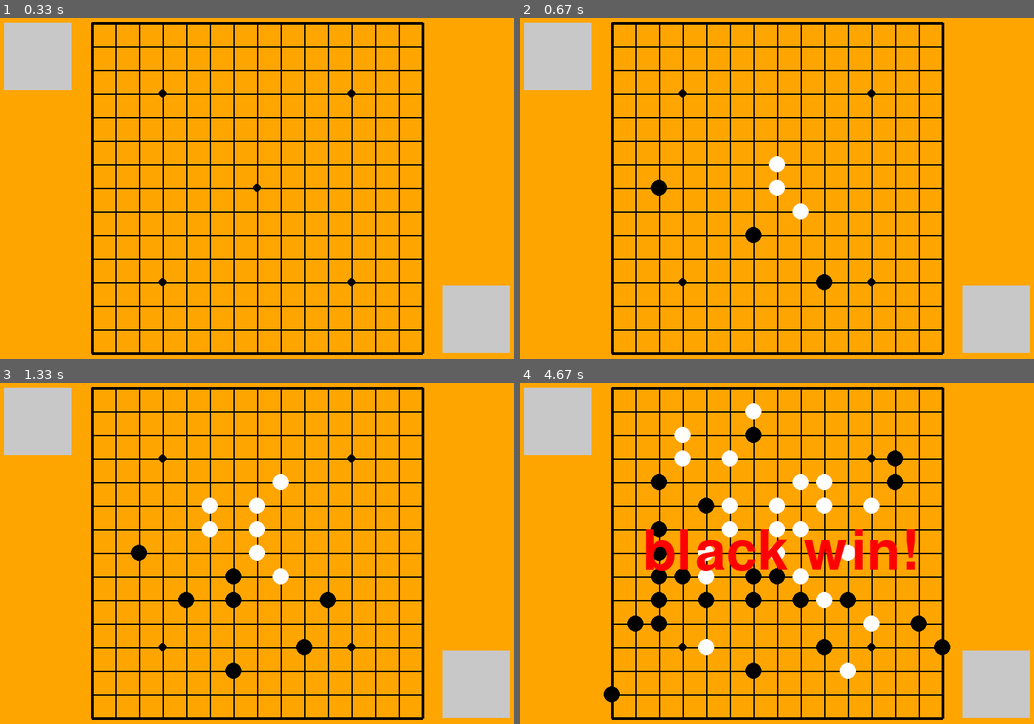
Above: before the commit, frames 1-4 (two rows, left to right).
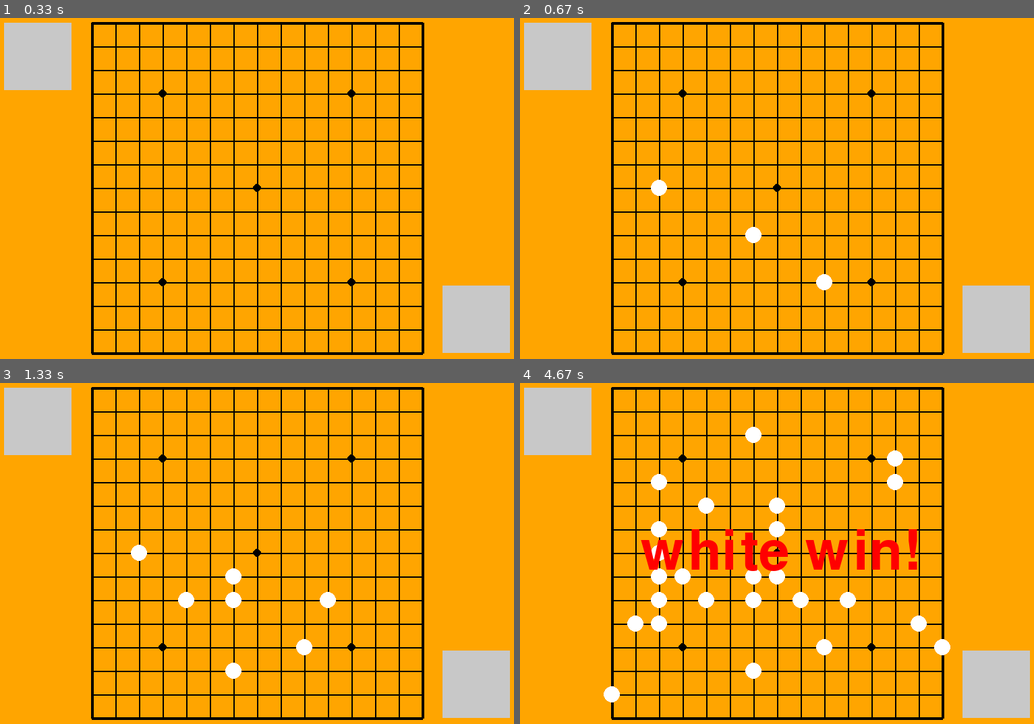
Above: after the commit, the same moments.

Repository: seancheng33/PygameProject
Game: pygame game, started from gobang/gobang.py
Same seed, same stepped clock (60 frames per second), same inputs: the game is played once before the commit and once after it.
Inputs (mouse positions are in pixels of both pictures, inside the frame that each line leads up to):
- Up to frame 1 (0.33 s): no input
- Up to frame 2 (0.67 s): press the mouse at (648, 191) at 0.37 s; move the mouse to (741, 232) at 0.47 s; release the mouse at (833, 277) at 0.6 s
- Up to frame 3 (1.33 s): press the mouse at (128, 556) at 0.7 s; move the mouse to (226, 570) at 0.8 s; release the mouse at (323, 587) at 0.93 s; press the mouse at (128, 556) at 1.03 s; move the mouse to (185, 608) at 1.13 s; release the mouse at (236, 659) at 1.27 s
- Up to frame 4 (4.67 s): press the mouse at (648, 556) at 1.37 s; move the mouse to (787, 584) at 1.47 s; release the mouse at (920, 614) at 1.6 s; press the mouse at (648, 556) at 1.7 s; move the mouse to (807, 608) at 1.8 s; release the mouse at (967, 659) at 1.93 s; press the mouse at (648, 556) at 2.03 s; move the mouse to (771, 519) at 2.13 s; release the mouse at (895, 481) at 2.27 s; press the mouse at (648, 556) at 2.37 s; move the mouse to (777, 505) at 2.47 s; release the mouse at (900, 454) at 2.6 s; press the mouse at (648, 556) at 2.7 s; move the mouse to (658, 519) at 2.8 s; release the mouse at (663, 481) at 2.93 s; press the mouse at (648, 556) at 3.03 s; move the mouse to (633, 628) at 3.13 s; release the mouse at (617, 703) at 3.27 s; press the mouse at (648, 556) at 3.37 s; move the mouse to (663, 570) at 3.47 s; release the mouse at (674, 584) at 3.6 s; press the mouse at (648, 556) at 3.7 s; move the mouse to (797, 601) at 3.8 s; release the mouse at (946, 648) at 3.93 s; press the mouse at (648, 556) at 4.03 s; move the mouse to (699, 492) at 4.13 s; release the mouse at (746, 430) at 4.27 s; press the mouse at (648, 556) at 4.37 s; move the mouse to (648, 587) at 4.47 s; release the mouse at (648, 621) at 4.6 s

Frame 1 is identical in both runs. In frame 2, 0.7% of the frame differs, in the area x 25-61%, y 40-80%; in frame 3, 1.6%; in frame 4, 6.8%, in the area x 16-84%, y 5-94%.

Commit message:
修改ai的算法内容

Diff:
--- a/gobang/gobang.py
+++ b/gobang/gobang.py
@@ -15,66 +15,12 @@
 GRAY = 200, 200, 200
 RED = 255, 0, 0
 
+ROW = 15
+COL = 15
 
-def ai_scan(chess_array):
-    # 对棋子的数组进行扫描，根据情况得到对当前棋局的加分判断。然后选取返回数字最高的一个数的二维坐标，电脑根据这个坐标来落子。
-    # 如果存在多个数值一样高的话，就随机选择其中的一个即可。
 
-    point_array = [[0 for i in range(len(chess_array[0]))] for j in range(len(chess_array))]  # 初始化一个全0的分值
-
-    for col in range(len(chess_array)):
-        for row in range(len(chess_array[col])):
-            chess = chess_array[row][col]
-
-            # 判断竖
-            for i in range(15):
-                # 需要控制下标越界的问题
-                if (col + i) < 15 and chess_array[row][col + i] == chess:
-                    point_array[row][col] += 1
-                if (col - i) > -1 and chess_array[row][col - i] == chess:
-                    point_array[row][col] += 1
-
-            # 判断横
-            for i in range(15):
-                # 需要控制下标越界的问题
-                if (row + i) < 15 and chess_array[row + i][col] == chess:
-                    point_array[row][col] += 1
-                if (row - i) > -1 and chess_array[row - i][col] == chess:
-                    point_array[row][col] += 1
-
-            # 判断左斜
-            same_chess = 0
-            for i in range(15):
-                # 需要控制下标越界的问题
-                if (col + i) < 15 and (row + i) < 15 and chess_array[row + i][col + i] == chess:
-                    point_array[row][col] += 1
-                if (col - i) > -1 and (row - i) > -1 and chess_array[row - i][col - i] == chess:
-                    point_array[row][col] += 1
-
-            # 判断右斜
-            same_chess = 0
-            for i in range(15):
-                # 需要控制下标越界的问题
-                if (col + i) < 15 and (row - i) > -1 and chess_array[row - i][col + i] == chess:
-                    point_array[row][col] += 1
-                if (col - i) > -1 and (row + i) < 15 and chess_array[row + i][col - i] == chess:
-                    point_array[row][col] += 1
-
-    # 根据上面得到的分值，决策出落子的位置
-    max_list = []
-    max_num = 0
-    for j in range(len(point_array)):
-        for i in range(len(point_array[j])):
-            if point_array[j][i] > max_num:
-                max_num = point_array[j][i]
-                max_list.clear()
-                max_list.append([j, i])
-            elif point_array[j][i] == max_num:
-                max_list.append([j, i])
-
-    tmp = max_list[0]
-    row = tmp[0]
-    col = tmp[1]
+def ai_scan(chess_array, row, col):
+    # 扫描最后落子的位置开始，向8个方向查询，得到形状，然后根据这个情况判断分值。分值高则落子优先级高
 
     return row, col
 
@@ -169,12 +115,12 @@
 def main():
     pygame.init()
     screen = pygame.display.set_mode((800, 600))
-    pygame.display.set_caption('GoBang version 0.6 --Program by Sean Cheng')
+    pygame.display.set_caption('五子棋(GoBang) version 0.6 --Program by Sean Cheng')
 
     win_font = pygame.font.Font(None, 120)
     win_str = ''
 
-    chess_array = [[0 for i in range(15)] for j in range(15)]  # 存储棋子的状态
+    chess_array = [[0 for i in range(COL)] for j in range(ROW)]  # 存储棋子的状态
     isblack = True  # 当前是否为黑子下，这个判断条件有多种用途，用在判断现在是谁落子，以及谁落子后获得了胜利。
     iswin = False
 
@@ -184,8 +130,8 @@
         draw_chessboard(screen)
 
         # 绘制出游戏中的各棋子位置
-        for col in range(len(chess_array)):
-            for row in range(len(chess_array[col])):
+        for col in range(COL):
+            for row in range(ROW):
                 if chess_array[row][col] == 1:
                     draw_chess(screen, BLACK, row * 35 + 150, col * 35 + 55)
                 elif chess_array[row][col] == 2:
@@ -204,14 +150,15 @@
         # 获取游戏的坐标和按键事件
         mouseX, mouseY = pygame.mouse.get_pos()
         pressed = pygame.mouse.get_pressed()
+        # 根据鼠标的坐标计算出数组的位置
+        row = (mouseX - 150 - 15) // 35 + 1
+        col = (mouseY - 55 - 15) // 35 + 1
 
         for press in pressed:
             if press == 1:
-                # 根据鼠标的坐标计算出数组的位置
-                row = (mouseX - 150 - 15) // 35 + 1
-                col = (mouseY - 55 - 15) // 35 + 1
                 # row和col必须是在0~14之间，不然就会报列表越界异常。
                 if not iswin and -1 < row < 15 and -1 < col < 15 and chess_array[row][col] == 0:
+                    # 设定黑子在数组中的数值为1
                     chess_array[row][col] = 1
                     if game_win(chess_array, row, col):
                         win_str = 'black win!'
@@ -219,7 +166,8 @@
                     isblack = False
 
         if not iswin and not isblack:
-            x, y = ai_scan(chess_array)
+            x, y = ai_scan(chess_array, row, col)
+            # 设定白子在数组中的数值为2
             chess_array[x][y] = 2
             if game_win(chess_array, x, y):
                 win_str = 'white win!'
